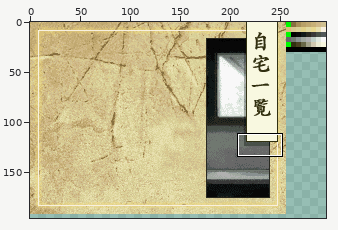
Two states of a sprite sheet, work_IMG/menu/jitaku/bg.arc/BG07_00.png. The picture above shows the old version from afar; the outline marks the close-up.
Close-up. The starting point:
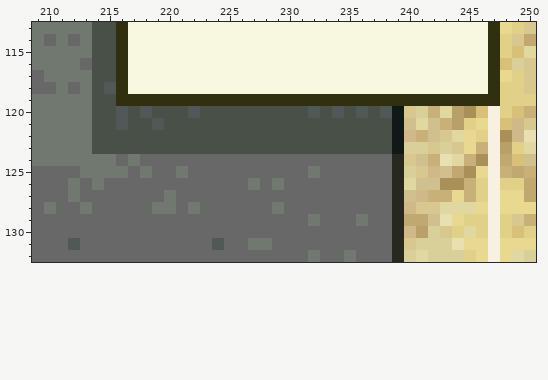
The file is 296x256 pixels. Colours within 5 levels of each other are drawn and written as one. Shown: x 209..250, y 113..132. The wide view leaves out empty margins. The commit also changed other parts of the picture, which this record leaves out.
And afterwards:
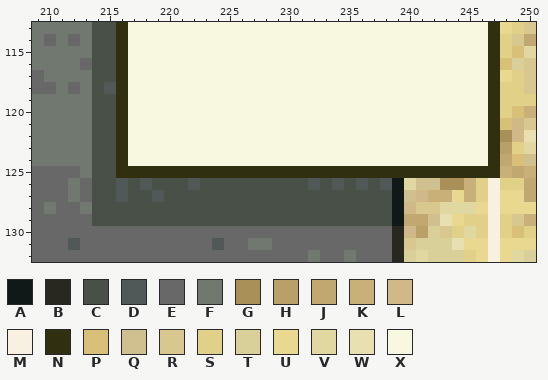
Palette (. is transparent): A #101818  B #282820  C #485048  D #505858  E #686868  F #707870  G #a89058  H #b8a068  J #c0a870  K #c8b078  L #d0b888  M #f8f0e0  N #303010  P #d8c078  Q #d0c090  R #d8c890  S #e0d088  T #d8d098  U #e8d890  V #e0d8a0  W #e8e0b0  X #f8f8e0
From old to new:
@@ x 209..250 @@
 118 EEFEFCDNXXXXXXXXXXXXXXXXXXXXXXXXXXXXXXNSSR
-119 FFFFFCCNNNNNNNNNNNNNNNNNNNNNNNNNNNNNNNNSSS
-120 FFFFFCCDCDCCCDCCCCCCCCCDCDCDCDARTKVHGPMSPK
-121 FFFFFCCDCCDCCCCCCCCCCCCCCCCCCCAQVQKHSUMPLR
-122 FFFFFCCCCCCCCCCCCCCCCCCCCCCCCCALKQRVUSMGLW
-123 FFFFFCCCCCCCCCCCCCCCCCCCCCCCCCATTRTRUKMHSV
-124 FFFFFFFEFEEEEEEEEEEEEEEEEEEEEEBRQKWVKGMJPQ
-125 EEEEFFFFEFEEFEEEEEEEEEEFEEEEEEBTRLQJGUMKJK
-126 EEEFEFEEEEEEEEEEEEFEFEEEEEEEEEBVQQGGKSMSSJ
-127 EEEFEEEEEEEFEEEEEEEEEEEEEEEEEEBQLKKUKSMUUJ
-128 EFEEFEEEEEFFEFEEEEEEFEEEEEEEEEBLRRVVVUMUUU
-129 EEEEEEEEEEEEEEEEEEEEEEEFEEEFEEBJJQWUSSMSRK
+119 FFFFFCCNXXXXXXXXXXXXXXXXXXXXXXXXXXXXXXNSSS
+120 FFFFFCCNXXXXXXXXXXXXXXXXXXXXXXXXXXXXXXNSPK
+121 FFFFFCCNXXXXXXXXXXXXXXXXXXXXXXXXXXXXXXNPLR
+122 FFFFFCCNXXXXXXXXXXXXXXXXXXXXXXXXXXXXXXNGLW
+123 FFFFFCCNXXXXXXXXXXXXXXXXXXXXXXXXXXXXXXNHSV
+124 FFFFFCCNXXXXXXXXXXXXXXXXXXXXXXXXXXXXXXNJPQ
+125 EEEEFCCNNNNNNNNNNNNNNNNNNNNNNNNNNNNNNNNKJK
+126 EEEFECCDCDCCCDCCCCCCCCCDCDCDCDAVQQGGKSMSSJ
+127 EEEFECCDCCDCCCCCCCCCCCCCCCCCCCAQLKKUKSMUUJ
+128 EFEEFCCCCCCCCCCCCCCCCCCCCCCCCCALRRVVVUMUUU
+129 EEEEECCCCCCCCCCCCCCCCCCCCCCCCCAJJQWUSSMSRK
 130 EEEEEEEEEEEEEEEEEEEEEEEEEEEEEEBLHTRSVSMSPS
Changed places in both close-ups, as pixel boxes (x1, y1, x2, y2):
changed: (92, 94, 500, 226)
